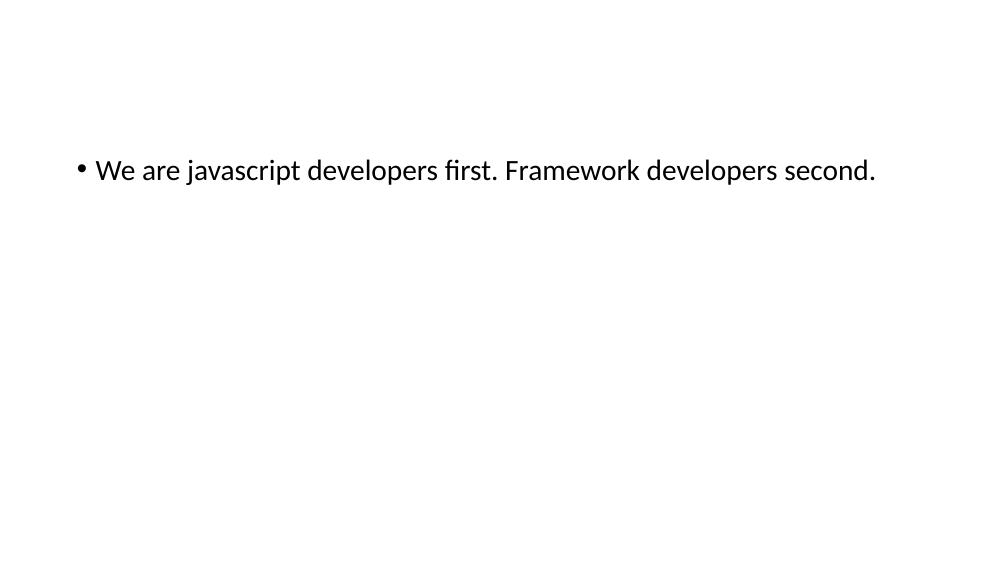
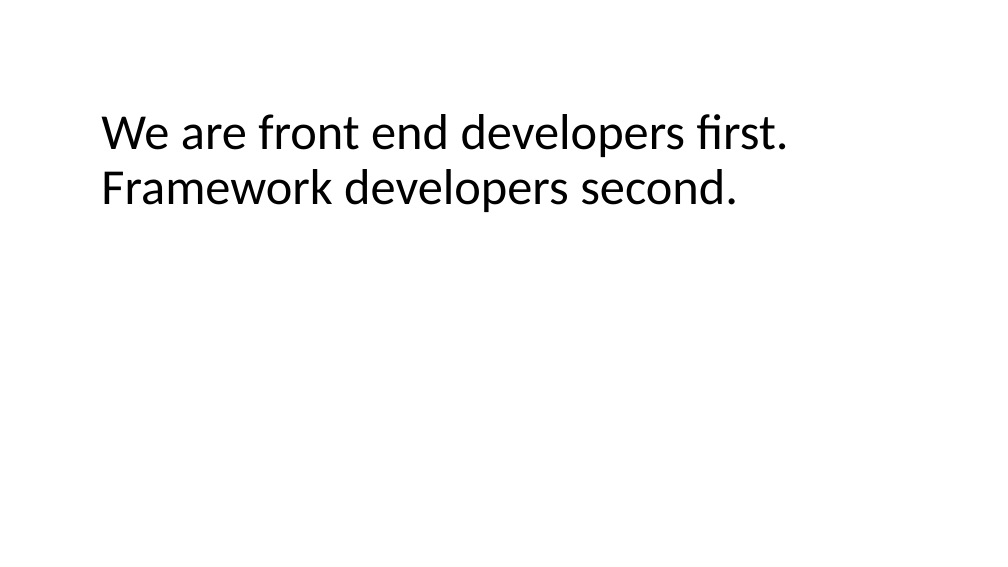
Before and after one commit to andrewsunglaekim/history-of-fefw, a slide deck: slide 6 of deck.pptx. Drawn at 1008x567 pixels with LibreOffice and Linux fonts; fonts in the diff are those of the drawing. Boxes give left, top, right and bottom in pixels: in the first picture for what was removed or moved away, otherwise in the second. Text is boxed around its words. In the diff, an @@ line names an element or a change of style, - is before the commit and + after.

```diff
--- a/deck.pptx
+++ b/deck.pptx
@@ text at (101, 114, 789, 212): text changed; size 28 to 48 pt @@
-• We are javascript developers first. Framework developers second.
+We are front end developers first. Framework developers second.
```
Also in this commit, not shown: 6 slides added, 4 other files.
